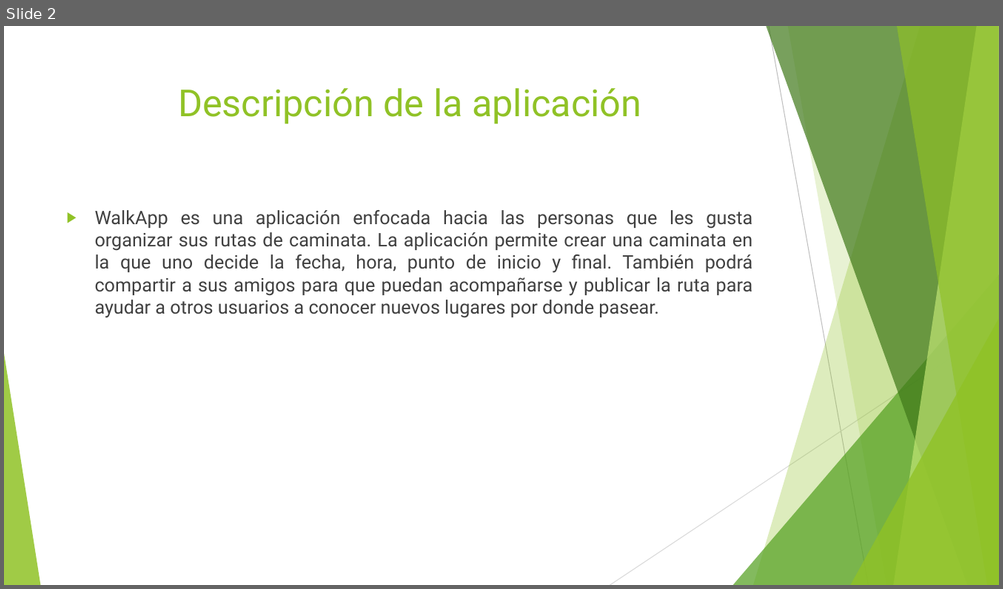
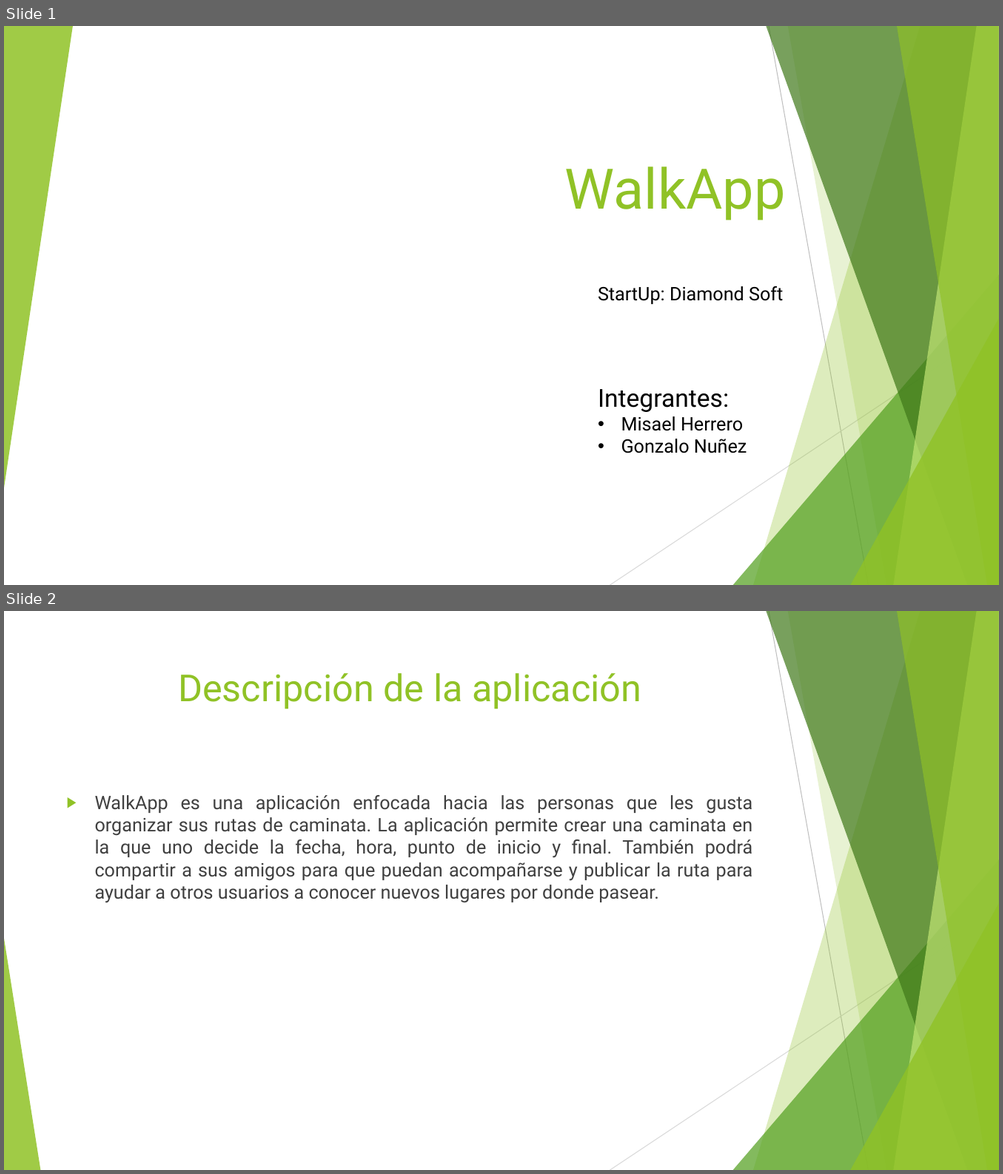
Before and after one commit to gonzalo181296/AppMoviles, a slide deck: Presentacion.pptx. Shown one above the other, each under a label of ours: slide 2 before the commit, slides 1 and 2 after it. The pictures are 1003x589 and 1003x1174 pixels, drawn with LibreOffice and Linux fonts; fonts in the diff are those of the drawing. Boxes give left, top, right and bottom in pixels: in the first picture for what was removed or moved away, otherwise in the second. Text is boxed around its words. In the diff, an @@ line names an element or a change of style, - is before the commit and + after.

```diff
--- a/Presentacion.pptx
+++ b/Presentacion.pptx
@@ slide 1 added at bbox=[4, 26, 999, 585], background #FFFFFF; not listed: 9 template elements that a slide beside it also shows @@
@@ triangle added at bbox=[4, 26, 73, 488], fill #90C226 at 85% opacity @@
@@ title added at bbox=[565, 167, 785, 221], 54 pt, text #90C226 @@
+WalkApp
@@ text added at bbox=[597, 286, 782, 304], 18 pt, text #000000 @@
+StartUp: Diamond Soft
@@ text added at bbox=[597, 389, 747, 454], 18 pt, text #000000 @@
+Integrantes:
+• Misael Herrero
+• Gonzalo Nuñez
```
Also in this commit, not shown: 1 slide removed, 48 other files.
